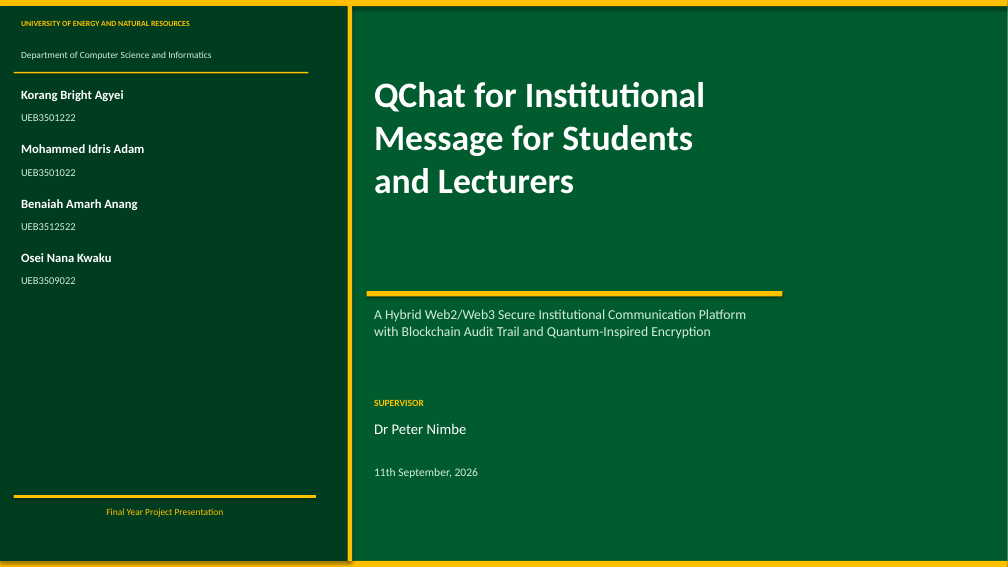
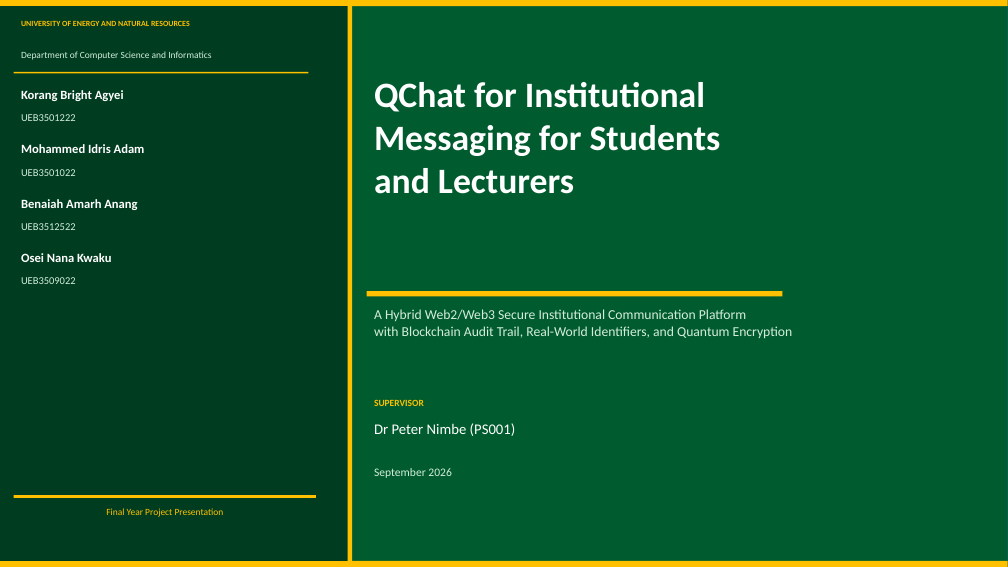
Before and after one commit to joseph-nok/Qchat, a slide deck: slide 1 of Documentation/presentation.pptx. Drawn at 1008x567 pixels with LibreOffice and Linux fonts; fonts in the diff are those of the drawing; background and template pictures are left out. Boxes give left, top, right and bottom in pixels: in the first picture for what was removed or moved away, otherwise in the second. Text is boxed around its words. In the diff, an @@ line names an element or a change of style, - is before the commit and + after.

```diff
--- a/Documentation/presentation.pptx
+++ b/Documentation/presentation.pptx
@@ rectangle added at (x1=0, y1=0, x2=1008, y2=567), fill #0A688E @@
@@ text at (x1=374, y1=82, x2=721, y2=194): text changed @@
-QChat for Institutional
-Message for Students
-and Lecturers
+QChat for Institutional
+Messaging for Students
+and Lecturers
@@ shadow off in 7 elements at (x1=0, y1=0, x2=1008, y2=567), (x1=0, y1=0, x2=1008, y2=6), (x1=0, y1=561, x2=1008, y2=567), (x1=0, y1=6, x2=348, y2=561), (x1=348, y1=6, x2=352, y2=561), (x1=14, y1=495, x2=316, y2=498), (x1=367, y1=291, x2=783, y2=296) @@
@@ text at (x1=374, y1=309, x2=793, y2=339): text changed @@
-A Hybrid Web2/Web3 Secure Institutional Communication Platform
-with Blockchain Audit Trail and Quantum-Inspired Encryption
+A Hybrid Web2/Web3 Secure Institutional Communication Platform
+with Blockchain Audit Trail, Real-World Identifiers, and Quantum Encryption
@@ text at (x1=374, y1=423, x2=516, y2=436): text changed @@
-Dr Peter Nimbe
+Dr Peter Nimbe (PS001)
@@ text at (x1=374, y1=468, x2=451, y2=478): text changed @@
-11th September, 2026
+September 2026
```
Also in this commit, not shown: 10 other slides changed, 2 slides added, 1 slide removed, 25 other files.
